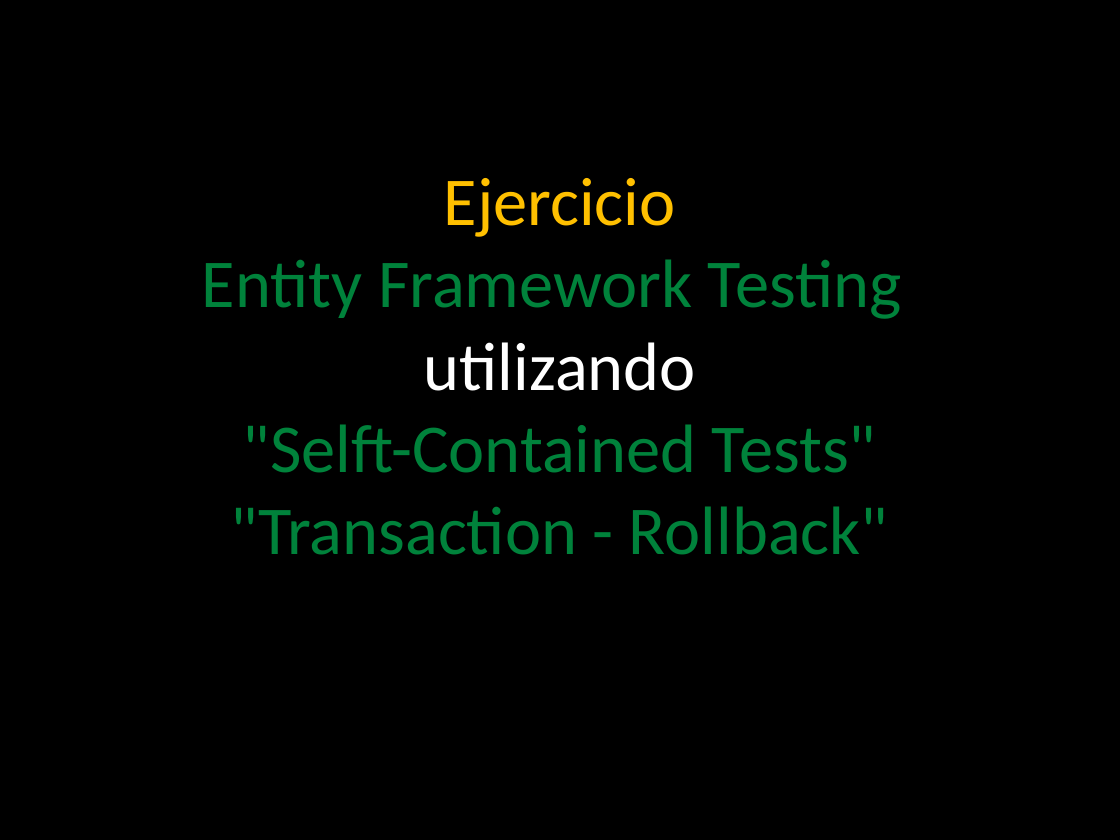
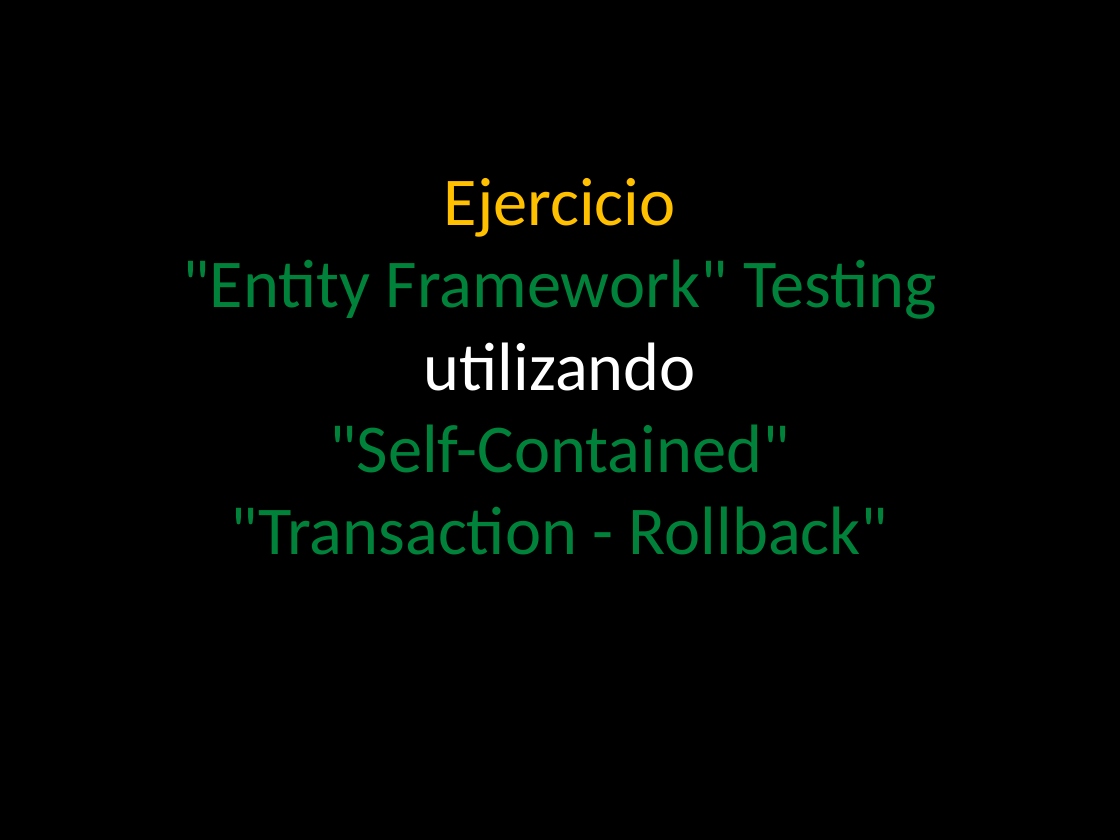
Before and after one commit to angelnunezsalazar/Test-Automation-NET, a slide deck: slide 24 of Diapositivas/3. Database Testing.pptx (slide 22 before the commit). Drawn at 1120x840 pixels with LibreOffice and Linux fonts; fonts in the diff are those of the drawing; background and template pictures are left out. Boxes give left, top, right and bottom in pixels: in the first picture for what was removed or moved away, otherwise in the second. Text is boxed around its words. In the diff, an @@ line names an element or a change of style, - is before the commit and + after.

Commit message:
Full Stack con IntegrationTesting

```diff
--- a/Diapositivas/3. Database Testing.pptx
+++ b/Diapositivas/3. Database Testing.pptx
@@ text at (x1=182, y1=178, x2=937, y2=555): text changed @@
-Ejercicio
-Entity Framework Testing
-utilizando
-"Selft-Contained Tests"
-"Transaction - Rollback"
+Ejercicio
+"Entity Framework" Testing
+utilizando
+"Self-Contained"
+"Transaction - Rollback"
```
Also in this commit, not shown: 8 other slides changed, 3 slides added, 22 other files.
